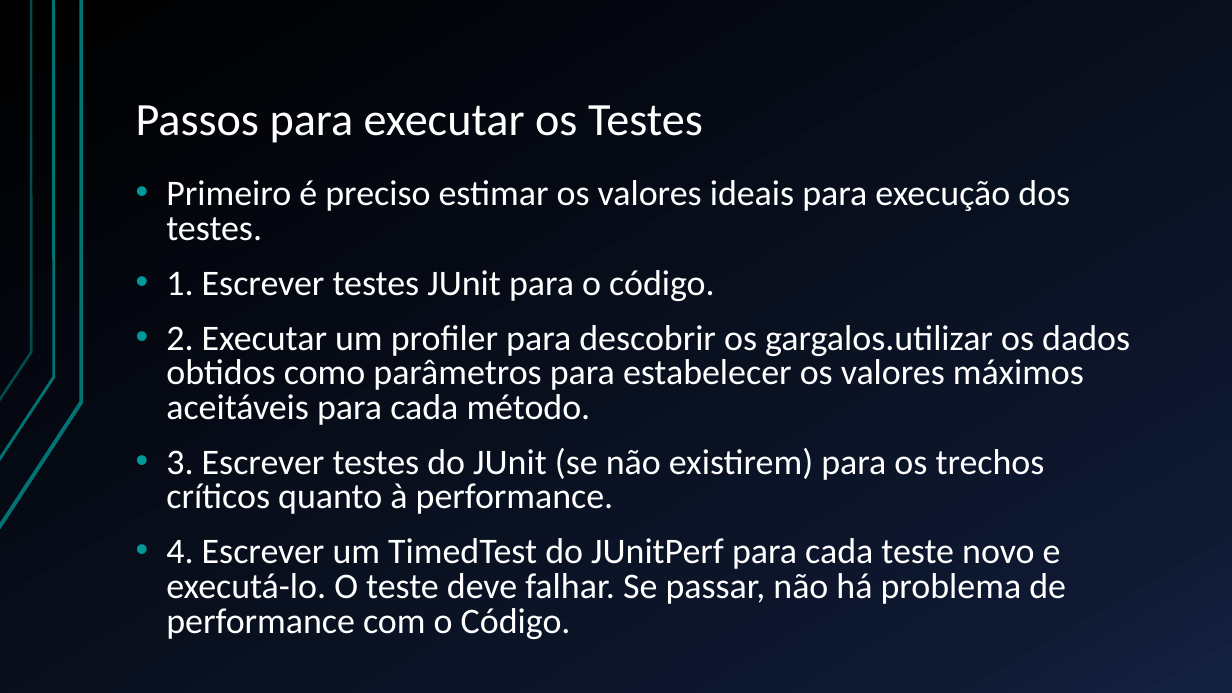
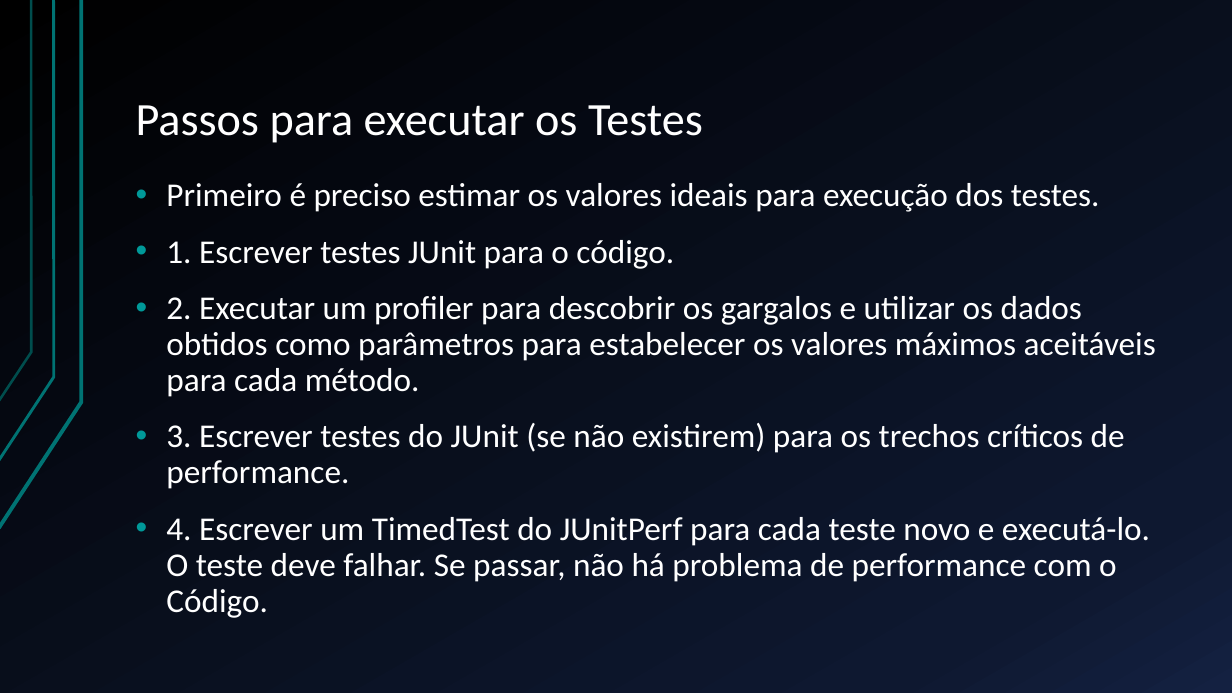
Before and after one commit to BrunoFelix/Restoran, a slide deck: slide 30 of Docs/Apresentação TSW-Atualizada.pptx. Drawn at 1232x693 pixels with LibreOffice and Linux fonts; fonts in the diff are those of the drawing. Boxes give left, top, right and bottom in pixels: in the first picture for what was removed or moved away, otherwise in the second. Text is boxed around its words. In the diff, an @@ line names an element or a change of style, - is before the commit and + after.

Commit message:
Mudanças (Referente aos testes) na Sala de Aula
...

```diff
--- a/Docs/Apresentação TSW-Atualizada.pptx
+++ b/Docs/Apresentação TSW-Atualizada.pptx
@@ text at (166,183,1150,618): size 28 to 25.9 pt in "Primeiro é preciso estimar os valores ideais ...", "1. Escrever testes JUnit para o código.", "4. Escrever um TimedTest do JUnitPerf para ..."; line spacing 0.8 to 0.9 @@
@@ text at (166,296,1156,489): text changed; size 28 to 25.9 pt @@
-• 2. Executar um profiler para descobrir os gargalos.utilizar os dados obtidos como parâmetros para estabelecer os valores máximos aceitáveis para cada método.
-• 3. Escrever testes do JUnit (se não existirem) para os trechos críticos quanto à performance.
+• 2. Executar um profiler para descobrir os gargalos e utilizar os dados obtidos como parâmetros para estabelecer os valores máximos aceitáveis para cada método.
+• 3. Escrever testes do JUnit (se não existirem) para os trechos críticos de performance.
```
Also in this commit, not shown: 7 other slides changed, 5 other files.
